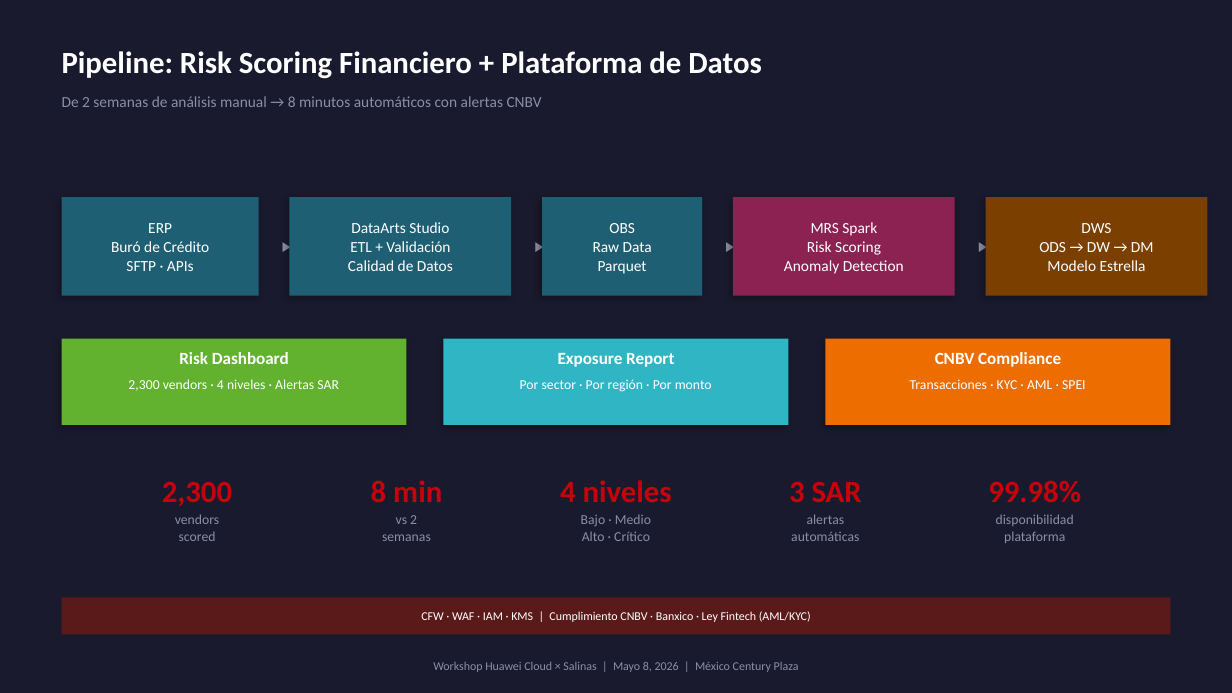
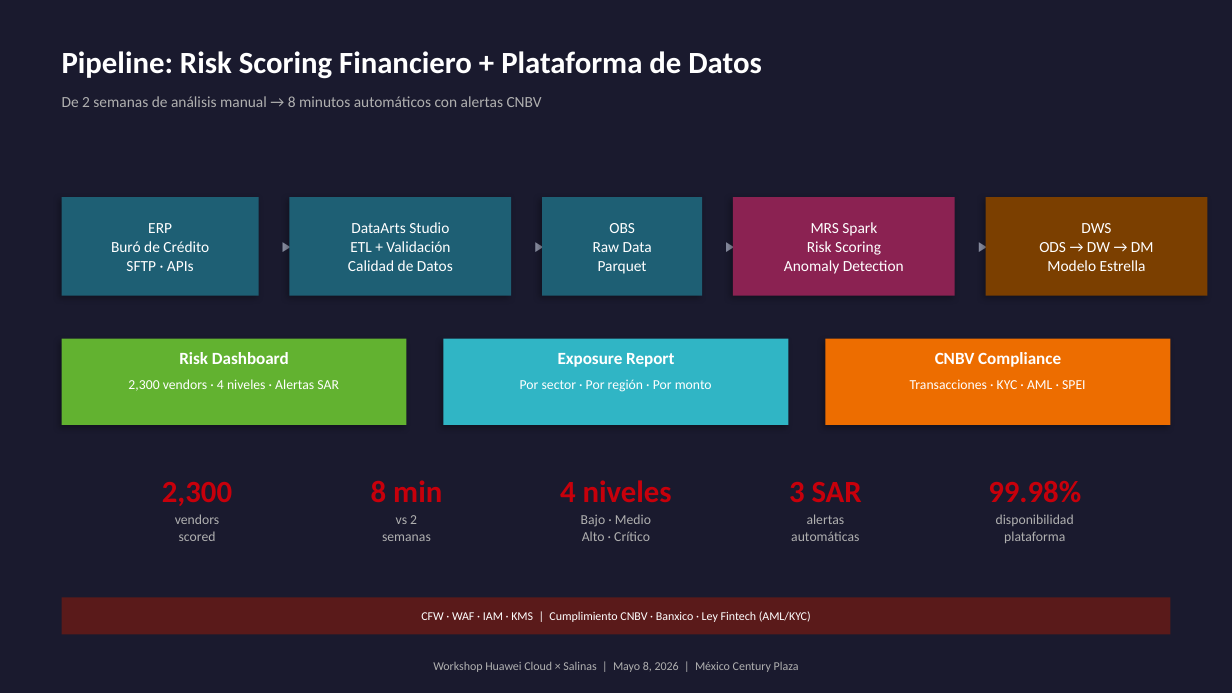
Before and after one commit to Borre/ayco-huawei-cloud, a slide deck: slide 2 of docs/slides-arquitectura.pptx. Drawn at 1232x693 pixels with LibreOffice and Linux fonts; fonts in the diff are those of the drawing. Boxes give left, top, right and bottom in pixels: in the first picture for what was removed or moved away, otherwise in the second. Text is boxed around its words. In the diff, an @@ line names an element or a change of style, - is before the commit and + after.

Commit message:
feat: 3 slides de arquitectura para workshop AYCO 8 Mayo
- Slide 1: Arquitectura General (3 casos de uso sobre infraestructura unificada)
- Slide 2: Pipeline Risk Scoring + Data Platform (ERP → DWS → dashboards)
- Slide 3: Pipeline Contract AI + Dify (OCR → DeepSeek → chatbot)
- Dark theme (navy #1A1A2E), paleta Huawei Cloud, solo arquitecturas
- PPTX + PDF incluidos

```diff
--- a/docs/slides-arquitectura.pptx
+++ b/docs/slides-arquitectura.pptx
@@ text colour #8A8FA3 to #B0B0B0 in 7 elements at box(62, 96, 542, 107), box(175, 514, 219, 541), box(382, 515, 431, 541), box(581, 514, 651, 541), box(791, 514, 859, 541), box(996, 514, 1074, 543), box(433, 662, 799, 672) @@
```
Also in this commit, not shown: 2 other slides changed.
